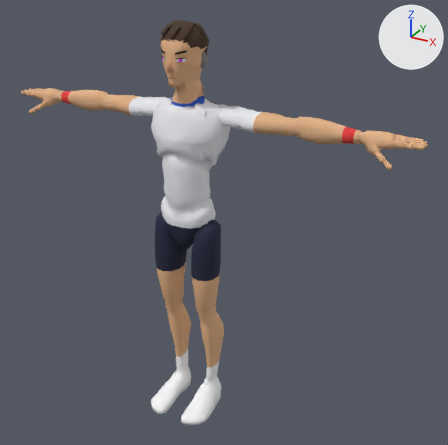
The glTF model sweetspot/models/players/p02.glb as it was, and as the next commit left it.
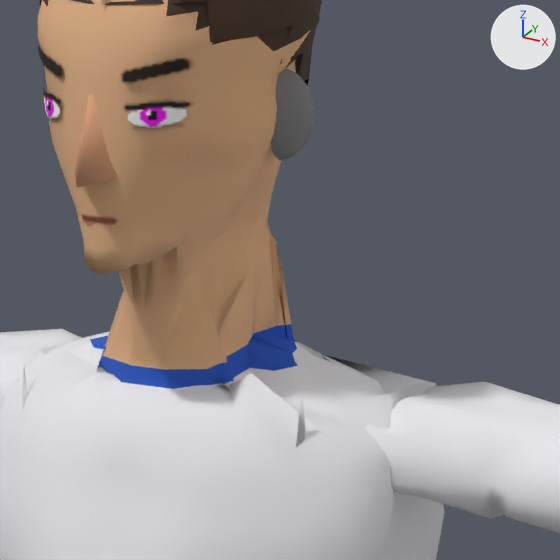
Each version appears first whole from a 50 mm camera at (1.361, -2.148, 2.07) aimed at (0.142, 0.07, 0.961), and next in a close-up on the part from 34% to 56% of the width and 9% to 31% of the height. The axes (+X, +Y, +Z) are drawn at upper right. The lights are the same throughout. The older version's two pictures come first. Vertices at exactly the same position are counted once.

In view in the first close-up: 'Body', 'Ear', 'Face', 'Hair', 'Nose'.
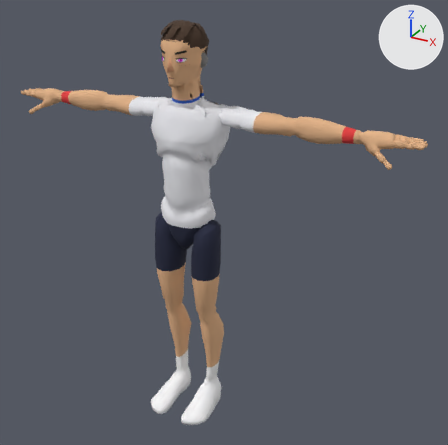
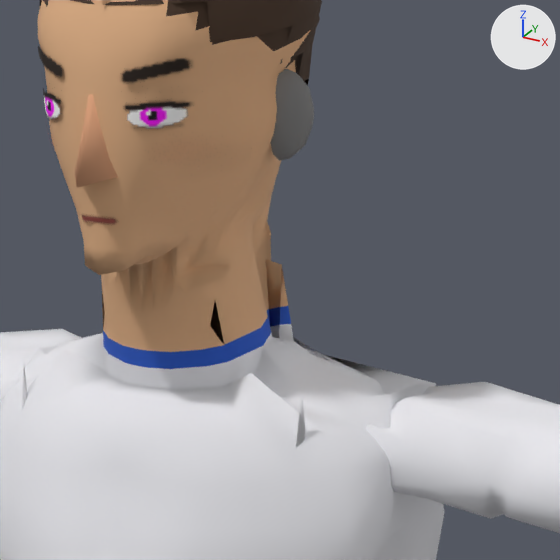
What differs and where, as boxes [x1, y1, x2, y2] in the close-ups (560 x 560 px; the box of a moved part takes in the faces that stretch with it):
part 1 of me_mannequin, moved or reshaped
    before: [65, 209, 328, 408]
    after: [69, 209, 328, 399]
part 2 of me_mannequin, surface changed
    both: [128, 354, 170, 377]

Diff of the bpy script that builds the scene:
```diff
--- a/sweetspot/models/players/p02.glb.py
+++ b/sweetspot/models/players/p02.glb.py
@@ me_mannequin @@
 # used by ob_body; location = (0.0, 0.0, 0.0)
-me_mannequin.from_pydata(...)  # 8058 vertices, 15870 faces; spans x -0.97..0.97, y -0.21..0.14, z 0.0..1.8
+me_mannequin.from_pydata(...)  # 8062 vertices, 15878 faces; spans x -0.97..0.97, y -0.21..0.14, z 0.0..1.8
+# me_mannequin part 1: 92 vertices moved from x -0.06..0.07, y -0.04..0.05, z 1.5..1.59 to x -0.05..0.06, y -0.05..0.07, z 1.5..1.59; 105 vertices removed from x -0.09..0.09, y -0.05..0.05, z 1.48..1.55; 109 vertices added at x -0.06..0.06, y -0.05..0.06, z 1.48..1.55
+# me_mannequin part 2: 15 kept faces spanning x -0.05..0.02, y -0.05..0.04, z 1.5..1.52 get new texture (UV) coordinates
 me_mannequin.materials.append(mat_palette)
```
